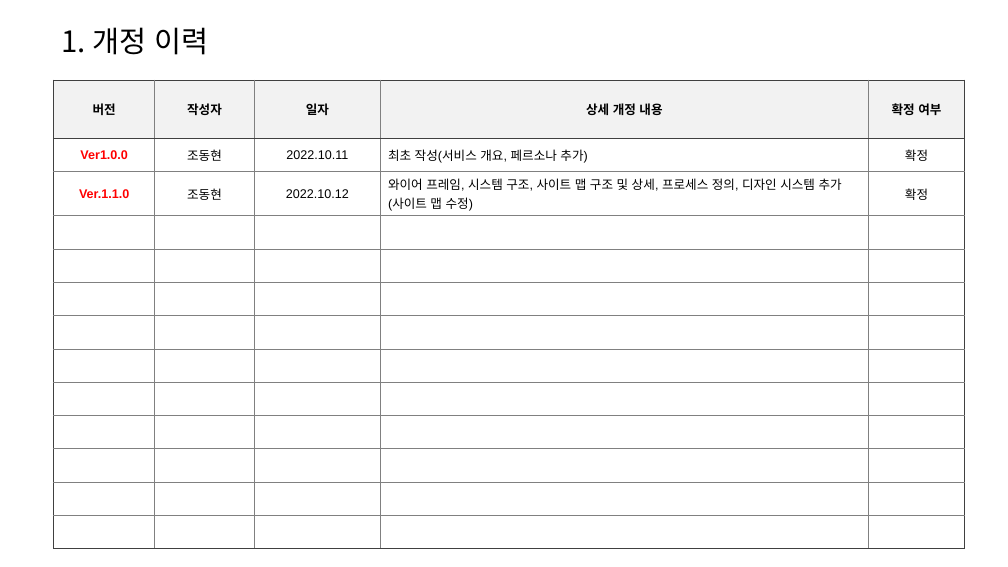
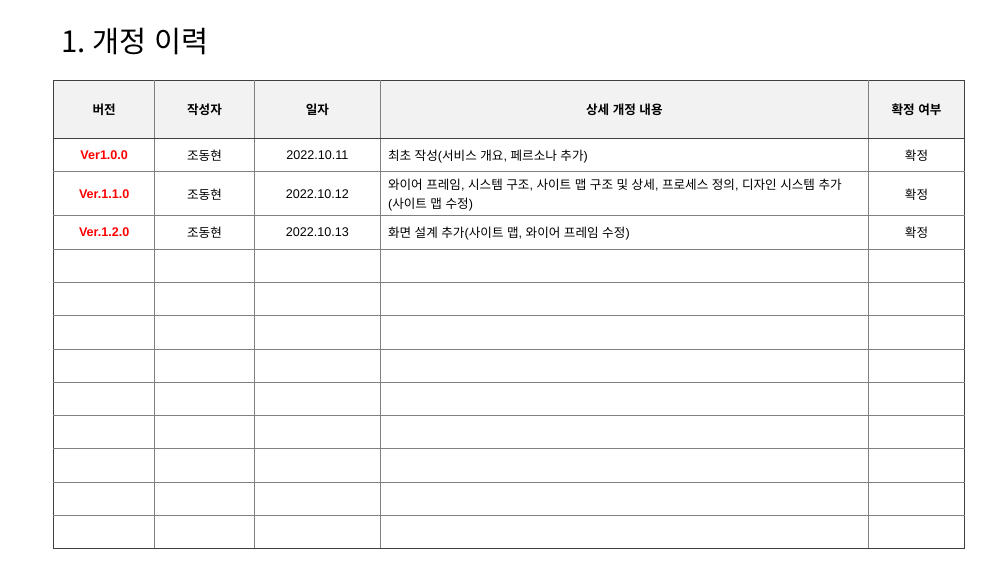
Before and after one commit to jo-dong/Github, a slide deck: slide 3 of document/화면 설계서_조동현.pptx. Drawn at 1008x567 pixels with LibreOffice and Linux fonts; fonts in the diff are those of the drawing. Boxes give left, top, right and bottom in pixels: in the first picture for what was removed or moved away, otherwise in the second. Text is boxed around its words. In the diff, an @@ line names an element or a change of style, - is before the commit and + after.

```diff
--- a/document/화면 설계서_조동현.pptx
+++ b/document/화면 설계서_조동현.pptx
@@ table at (54,80,966,543) @@
+row 4: Ver.1.2.0 | 조동현 | 2022.10.13 | 화면 설계 추가(사이트 맵, 와이어 프레임 수정) | 확정
-row 13:  |  |  |  | 
```
Also in this commit, not shown: 5 other slides changed, 14 slides added, 1 slide removed, 1 other file.
